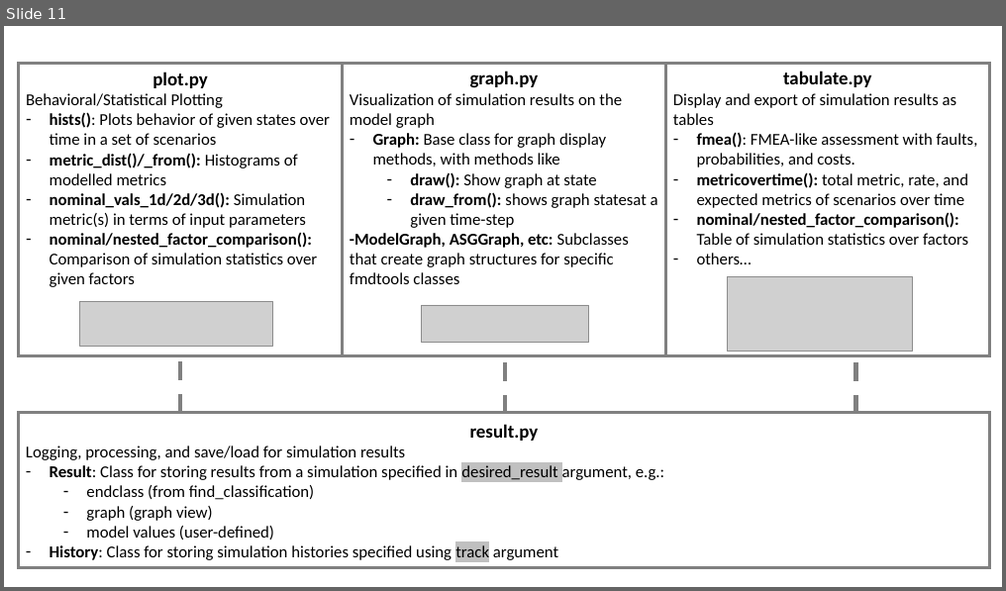
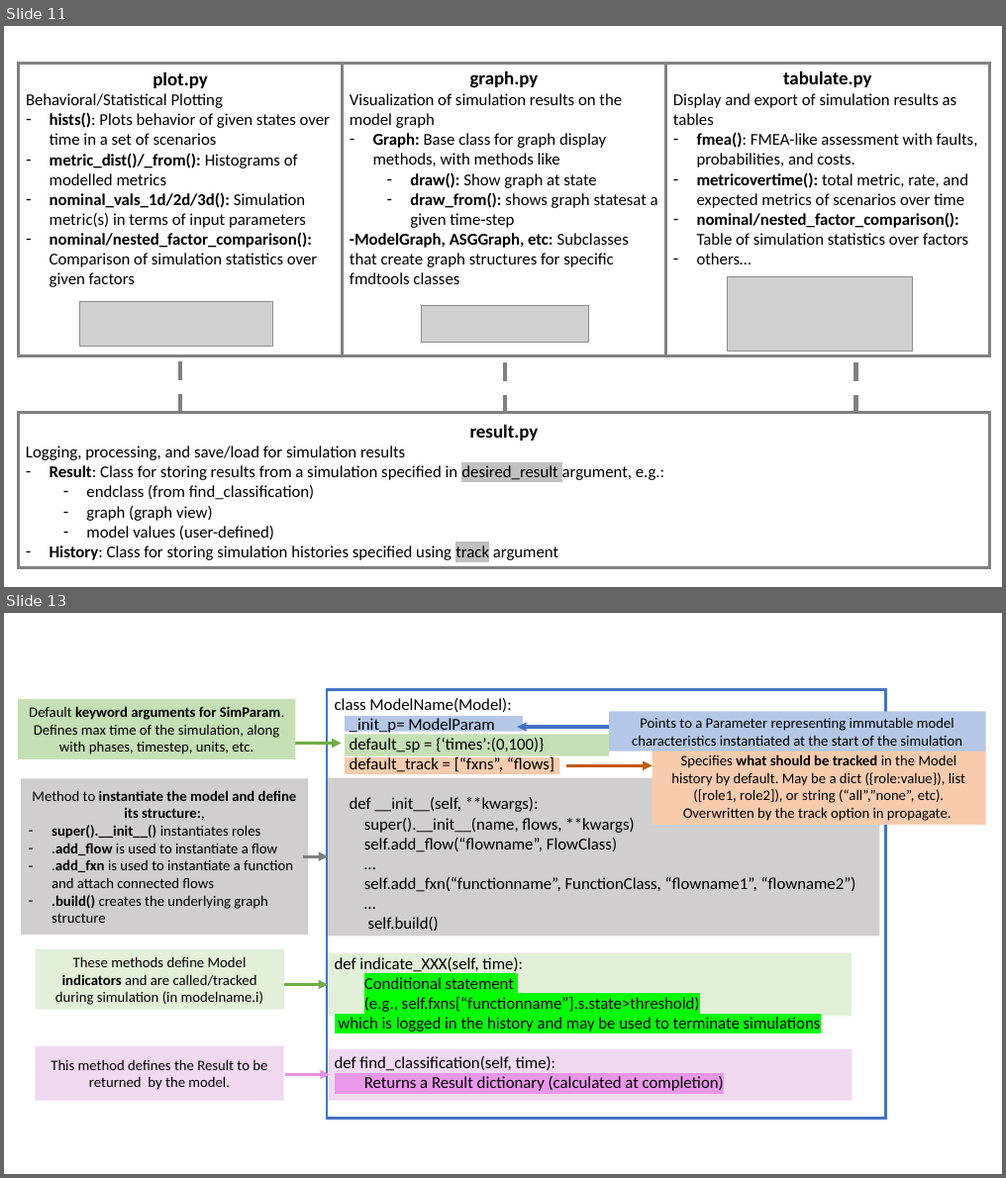
Before and after one commit to nasa/fmdtools, a slide deck: docs/figures/powerpoint_figures.pptx. Shown one above the other, each under a label of ours: slide 11 before the commit, slides 11 and 13 after it; the slides between them are not shown. The pictures are 1006x591 and 1006x1178 pixels, drawn with LibreOffice and Linux fonts; fonts in the diff are those of the drawing; grey boxes stand for pictures. Boxes give left, top, right and bottom in pixels: in the first picture for what was removed or moved away, otherwise in the second. Text is boxed around its words. In the diff, an @@ line names an element or a change of style, - is before the commit and + after.

Commit message:
Documentation update + bugfix
- Adding figures/docs explaining FxnBlock and Model for #RAD-217
- Removed all references to quadpy to bring into compliance (and fix notebooks that don't run)
- Removed idetc results paper/model which is based on quadpy

```diff
--- a/docs/figures/powerpoint_figures.pptx
+++ b/docs/figures/powerpoint_figures.pptx
@@ slide 13 added at (x1=4, y1=613, x2=1002, y2=1174), background #FFFFFF @@
@@ rectangle added at (x1=18, y1=699, x2=296, y2=760), fill #C5E0B4, 14 pt, text #000000 @@
+Default keyword arguments for SimParam. Defines max time of the simulation, along with phases, timestep, units, etc.
@@ rectangle added at (x1=327, y1=690, x2=886, y2=1119), outline #4472C4 2.25 pt, 16 pt, text #000000 @@
+class ModelName(Model):
+_init_p= ModelParam
+default_sp = {‘times’:(0,100)}
+default_track = [“fxns”, “flows]
+def __init__(self, **kwargs):
+super().__init__(name, flows, **kwargs)
+self.add_flow(“flowname”, FlowClass)
+…
+self.add_fxn(“functionname”, FunctionClass, “flowname1”, “flowname2”)
+…
+self.build()
+def indicate_XXX(self, time):
+Conditional statement
+(e.g., self.fxns[“functionname”].s.state>threshold)
+which is logged in the history and may be used to terminate simulations
+def find_classification(self, time):
+Returns a Result dictionary (calculated at completion)
@@ rectangle added at (x1=345, y1=716, x2=523, y2=731), fill #B4C7E7 @@
@@ arrow added from (609, 727) to (518, 727), #4472C4 3 pt @@
@@ rectangle added at (x1=609, y1=711, x2=985, y2=751), fill #B4C7E7, 14 pt, text #000000 @@
+Points to a Parameter representing immutable model characteristics instantiated at the start of the simulation
@@ arrow added from (268, 744) to (342, 744), #70AD47 3 pt @@
@@ rectangle added at (x1=345, y1=758, x2=559, y2=774), fill #F8CBAD @@
@@ rectangle added at (x1=345, y1=735, x2=610, y2=756), fill #C5E0B4 @@
@@ rectangle added at (x1=652, y1=748, x2=986, y2=825), fill #F8CBAD, 14 pt, text #000000 @@
+Specifies what should be tracked in the Model history by default. May be a dict ({role:value}), list ([role1, role2]), or string (“all”,”none”, etc). Overwritten by the track option in propagate.
@@ rectangle added at (x1=21, y1=778, x2=308, y2=934), fill #D0CECE, 14 pt, text #000000 @@
+Method to instantiate the model and define its structure:,
+– super().__init__() instantiates roles
+– .add_flow is used to instantiate a flow
+– .add_fxn is used to instantiate a function and attach connected flows
+– .build() creates the underlying graph structure
@@ rectangle added at (x1=327, y1=777, x2=880, y2=936), fill #D0CECE @@
@@ arrow added from (566, 765) to (652, 765), #C55A11 3 pt @@
@@ arrow added from (303, 858) to (328, 858), #808080 3 pt @@
@@ rectangle added at (x1=36, y1=950, x2=284, y2=1010), fill #E2F0D9, 14 pt, text #000000 @@
+These methods define Model indicators and are called/tracked during simulation (in modelname.i)
@@ rectangle added at (x1=325, y1=954, x2=851, y2=1017), fill #E2F0D9 @@
@@ arrow added from (284, 985) to (328, 985), #70AD47 3 pt @@
@@ rectangle added at (x1=36, y1=1047, x2=284, y2=1101), fill #F1D9F1, 14 pt, text #000000 @@
+This method defines the Result to be returned by the model.
@@ rectangle added at (x1=329, y1=1050, x2=852, y2=1100), fill #F1D9F1 @@
@@ arrow added from (285, 1075) to (330, 1075), #E890E8 3 pt @@
```
Also in this commit, not shown: 4 slides changed, 1 other slide added, 19 other files.
